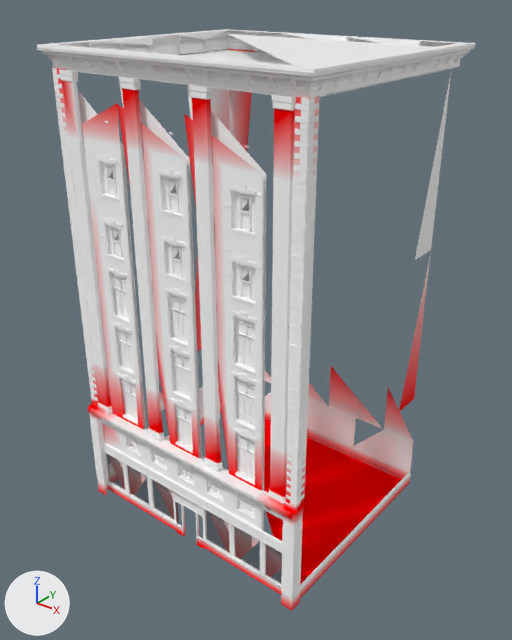
The glTF model assets/game/models/building-medium.glb as it was, and as the next commit left it.
Both versions are drawn from a 50 mm camera at (21.4, -20.9, 27.8) aimed at (0.2, 5.5, 11.4). Arrows for +X, +Y and +Z are at lower left; the lights stay in place. The older version comes first. Vertices at exactly the same position are counted once.

The older version as bpy lines, for what is in view:
```python
me_plane_002 = bpy.data.meshes.new('Plane.002')
me_plane_002.from_pydata(...)  # 7994 vertices, 13554 faces; spans x -0.6..0.6, y -0.52..0.52, z -1.0..1.0
# faces by material slot: [1, 581, 120, 10379, 16, 1380, 1074, 3]
me_plane_002.materials.append(mat_mi_interiorfloor)
me_plane_002.materials.append(mat_mi_trim_green)
me_plane_002.materials.append(mat_mi_interiorwall)
me_plane_002.materials.append(mat_mi_trim)
me_plane_002.materials.append(mat_mi_glass)
me_plane_002.materials.append(mat_mi_trim_dark)
me_plane_002.materials.append(mat_mi_redbrick)
me_plane_002.materials.append(mat_mi_asphalt)
ob_building_medium_2_001 = bpy.data.objects.new('Building_Medium_2.001', me_plane_002)
ob_building_medium_2_001.location = (0.0, 5.95, 12.5)
ob_building_medium_2_001.scale = (12.5, 12.5, 12.5)
```
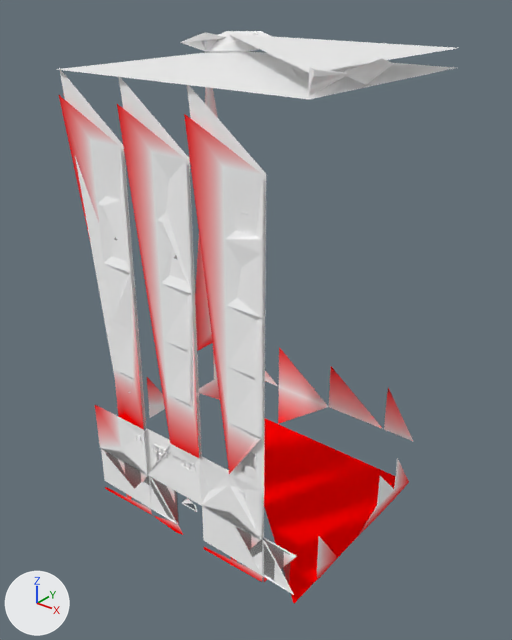
The change, as a list of edits to the scene's bpy script:
```text
Change me_plane_002:
    used by ob_building_medium_2_001; location = (0.0, 5.95, 12.5); scale = (12.5, 12.5, 12.5)
    remove me_plane_002.from_pydata(...)  # 7994 vertices, 13554 faces; spans x -0.6..0.6, y -0.52..0.52, z -1.0..1.0
    add me_plane_002.from_pydata(...)  # 1048 vertices, 1656 faces; spans x -0.6..0.6, y -0.52..0.52, z -1.0..1.0
    me_plane_002 part 1: 210 loose pieces with 4416 vertices, spanning x -0.58..0.58, y -0.52..0.5, z -1.0..0.97, are deleted
    me_plane_002 part 2: 23 vertices moved within x -0.55..0.41, y -0.47, z -0.95..-0.58; 2553 vertices removed from x -0.6..0.6, y -0.52..0.52, z -1.0..1.0; 23 vertices added at x -0.56..0.56, y -0.48..0.49, z -0.94..0.97
Change ob_building_medium_2_001:
    ob_building_medium_2_001.location: (0.0, 5.95, 12.5) -> (-0.01, 5.97, 12.49)
```

What differs and where, as boxes (x1, y1, x2, y2) in the pictures (512 x 640 px):
'Building_Medium_2.001', reshaped, moved (9% narrower): before (37, 29, 475, 611); after (57, 31, 456, 603)
part 1 of me_plane_002, deleted: before (52, 37, 461, 611)
part 2 of me_plane_002, cut back: before (37, 29, 475, 598); after (59, 31, 409, 595)
